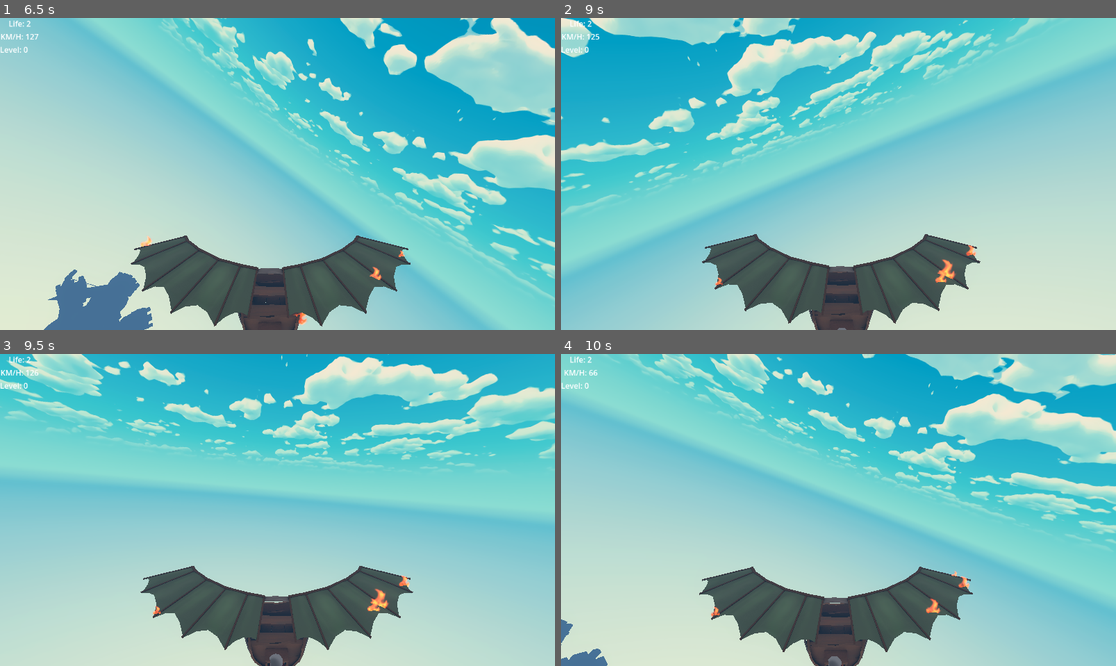
Above: before the commit, frames 1-4 (two rows, left to right).
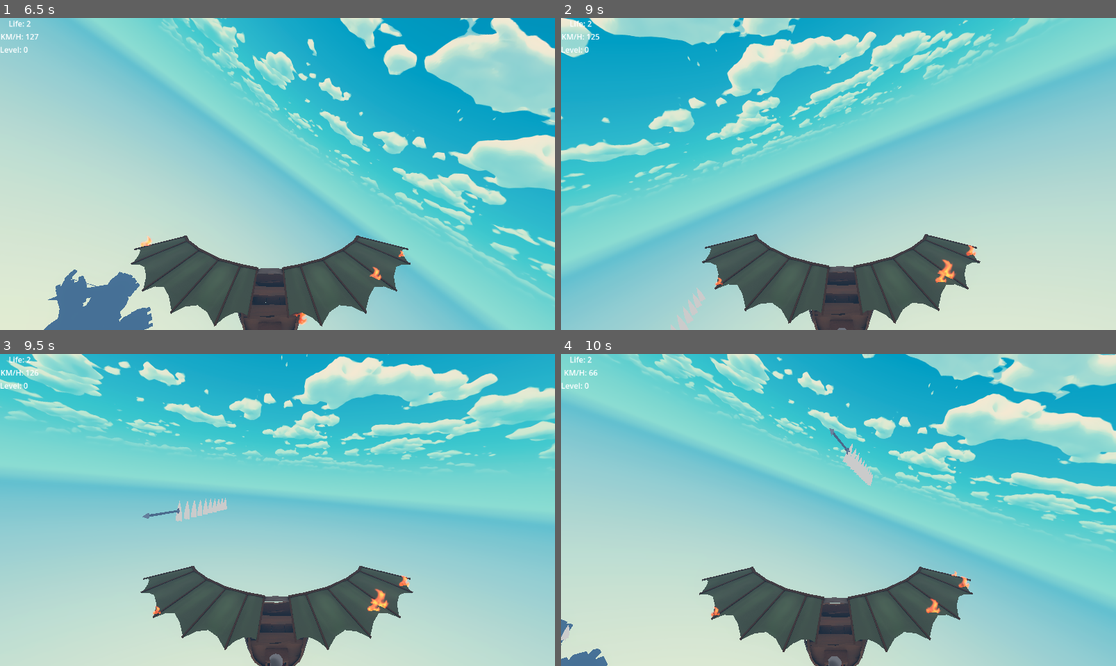
Above: after the commit, the same moments.

Repository: SimDubz/godot_gamejam_01
Game: Godot game, scene res://scenes/main_menu.tscn
The game is run twice, just before and just after one commit, with the same random seed, the same clock (stepped at 60 frames per second) and the same inputs.
Inputs (mouse positions are in pixels of both pictures, inside the frame that each line leads up to):
- Up to frame 1 (6.5 s): click "Play" at 0.5 s; tap Enter (ui_accept) at 1.25, 1.52, 2.27, 3.77, 4.52, 5.27 s; move the mouse to (305, 174) at 1.27 s; hold E (rotate_right) 1.28-2.03 s; move the mouse to (249, 174) at 2.02 s; hold Q (rotate_left) 2.03-2.78 s; move the mouse to (288, 167) at 2.77 s; hold E (rotate_right) 2.78-4.28 s; move the mouse to (271, 180) at 3.52 s; move the mouse to (316, 177) at 4.27 s; hold Q (rotate_left) from 4.28 s (still down); move the mouse to (233, 170) at 5.02 s; move the mouse to (283, 174) at 5.77 s
- Up to frame 2 (9 s): move the mouse to (816, 167) at 6.52 s; release Q (rotate_left) at 6.53 s; hold E (rotate_right) 6.53-8.78 s; tap Enter (ui_accept) at 6.77, 7.52, 8.27 s; move the mouse to (866, 174) at 7.27 s; move the mouse to (810, 174) at 8.02 s; move the mouse to (849, 167) at 8.77 s; hold Q (rotate_left) from 8.78 s (still down)
- Up to frame 3 (9.5 s): keep holding Q (rotate_left)
- Up to frame 4 (10 s): keep holding Q (rotate_left); move the mouse to (832, 516) at 9.52 s; tap Enter (ui_accept) at 9.77 s

Frame 1 is identical in both runs. In frame 2, 0.2% of the frame differs, in the area x 19-27%, y 86-100%; in frame 3, 0.3%; in frame 4, 0.4%, in the area x 0-57%, y 23-92%.

Commit message:
Scale Arrow

Diff:
--- a/assets/Projectile_Arrow.tscn
+++ b/assets/Projectile_Arrow.tscn
@@ -36,6 +36,7 @@
 curve = SubResource("Curve_thcd0")
 
 [node name="Projectile_Arrow" instance=ExtResource("1_wwqm2")]
+transform = Transform3D(7.735, 0, 0, 0, 7.735, 0, 0, 0, 7.735, 0, 0, 0)
 
 [node name="SM_arrow" parent="." index="0"]
 material_override = SubResource("ShaderMaterial_u7he5")
--- a/scripts/projectile.gd
+++ b/scripts/projectile.gd
@@ -3,6 +3,7 @@
 @onready var collision_shape_3d: CollisionShape3D = $CollisionShape3D
 @export var speed = 50.0
 var projectil_canon_scene = preload("res://assets/Projectile_Cannonball.tscn")
+var projectil_arrow_scene = preload("res://assets/Projectile_Arrow.tscn")
 var direction = Vector3.FORWARD
 
 func _ready() -> void:
@@ -12,6 +13,7 @@
 	# Move the projectile
 	var velocity = direction.normalized() * speed
 	translate(velocity * delta)
+
 
 func _on_body_entered(body: Node3D) -> void:
 	if body.is_in_group("plane"):
@@ -28,6 +30,10 @@
 		anchor.add_child(projectile_canon)
 		collision_shape_3d.scale = projectile_canon.scale
 
+	if projectile_type == GameData.WEAPON.ARROW:
+		var projectile_arrow = projectil_arrow_scene.instantiate()
+		anchor.add_child(projectile_arrow)
+		collision_shape_3d.scale = projectile_arrow.scale
 
 func _on_timer_timeout() -> void:
 	queue_free()
